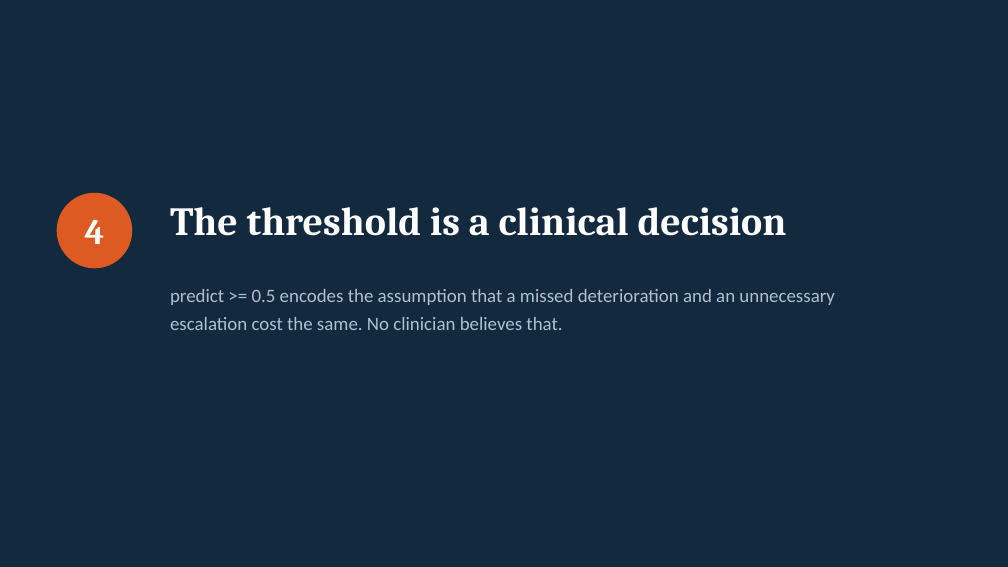
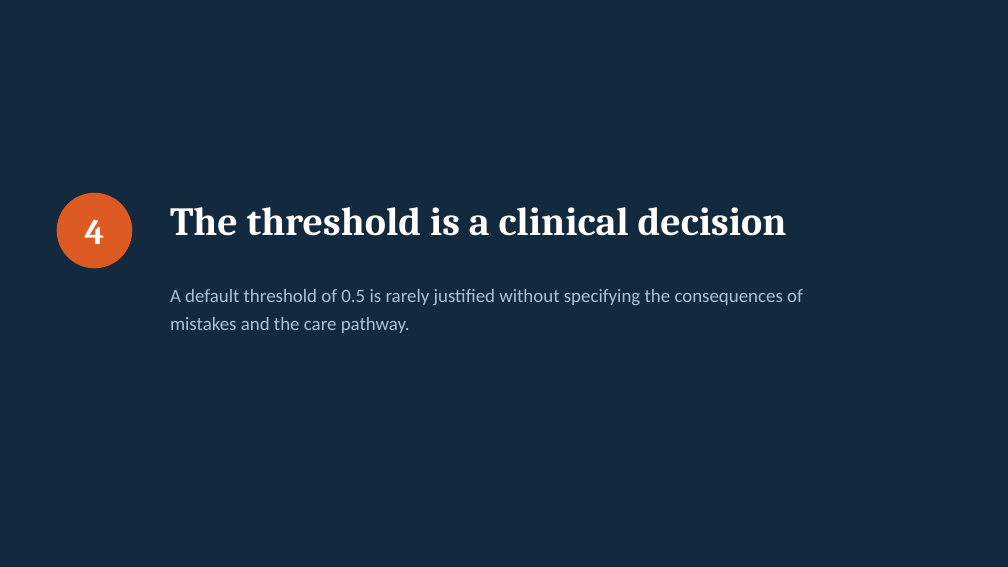
Before and after one commit to vafaei-ar/ai-uncertainty-2026-healthcare, a slide deck: slide 15 of slides/lecture2_deciding_under_uncertainty.pptx. Drawn at 1008x567 pixels with LibreOffice and Linux fonts; fonts in the diff are those of the drawing. Boxes give left, top, right and bottom in pixels: in the first picture for what was removed or moved away, otherwise in the second. Text is boxed around its words. In the diff, an @@ line names an element or a change of style, - is before the commit and + after.

```diff
--- a/slides/lecture2_deciding_under_uncertainty.pptx
+++ b/slides/lecture2_deciding_under_uncertainty.pptx
@@ text at (170,289,803,333): text changed @@
-predict >= 0.5 encodes the assumption that a missed deterioration and an unnecessary escalation cost the same. No clinician believes that.
+A default threshold of 0.5 is rarely justified without specifying the consequences of mistakes and the care pathway.
```
Also in this commit, not shown: 7 other slides changed, 25 other files.
